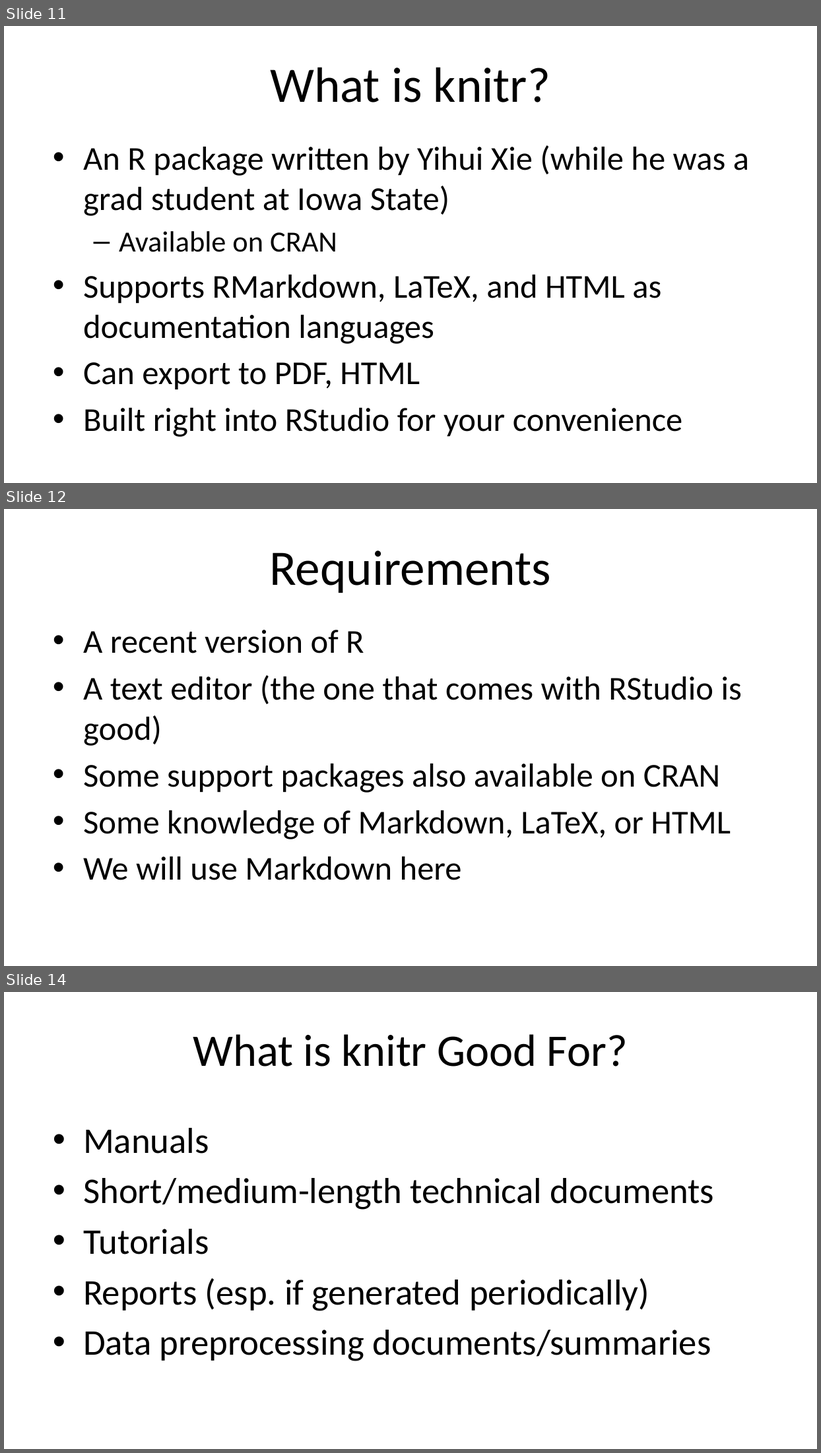
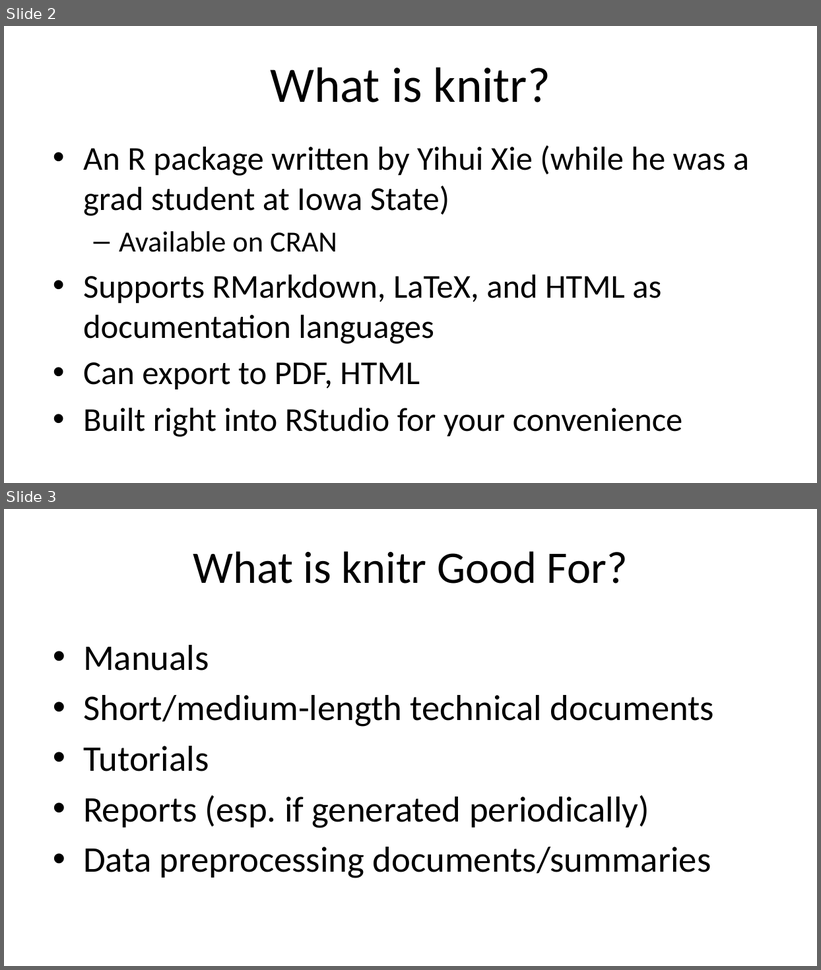
Before and after one commit to Max201510/Biostat776, a slide deck: notes/knitr.pptx. Shown one above the other, each under a label of ours: slides 11, 12 and 14 before the commit, slides 2 and 3 after it; the slides between them are not shown. The pictures are 821x1453 and 821x970 pixels, drawn with LibreOffice and Linux fonts; fonts in the diff are those of the drawing. Boxes give left, top, right and bottom in pixels: in the first picture for what was removed or moved away, otherwise in the second. Text is boxed around its words. In the diff, an @@ line names an element or a change of style, - is before the commit and + after.

```diff
--- a/notes/knitr.pptx
+++ b/notes/knitr.pptx
@@ slide 12 removed at <box>4,509,817,966</box>, background #FFFFFF @@
@@ title removed at <box>269,551,551,593</box> @@
-Requirements
@@ text removed at <box>83,630,742,881</box> @@
-• A recent version of R
-• A text editor (the one that comes with RStudio is good)
-• Some support packages also available on CRAN
-• Some knowledge of Markdown, LaTeX, or HTML
-• We will use Markdown here
@@ what was slide 11 is now slide 2 @@
@@ what was slide 14 is now slide 3 @@
```
Also in this commit, not shown: 10 other slides removed, 1 other file.
